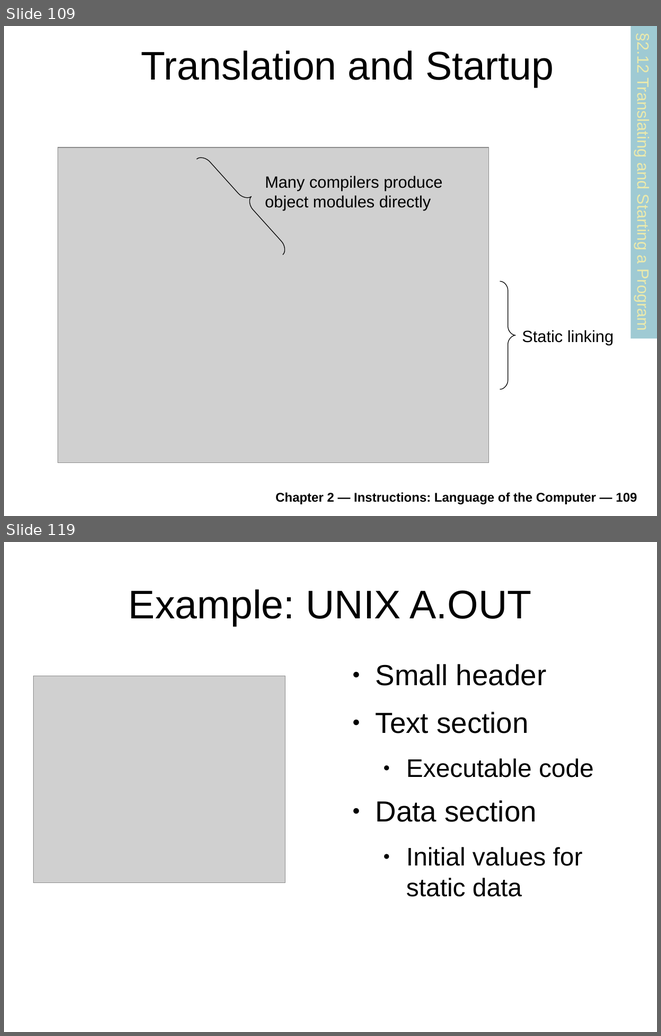
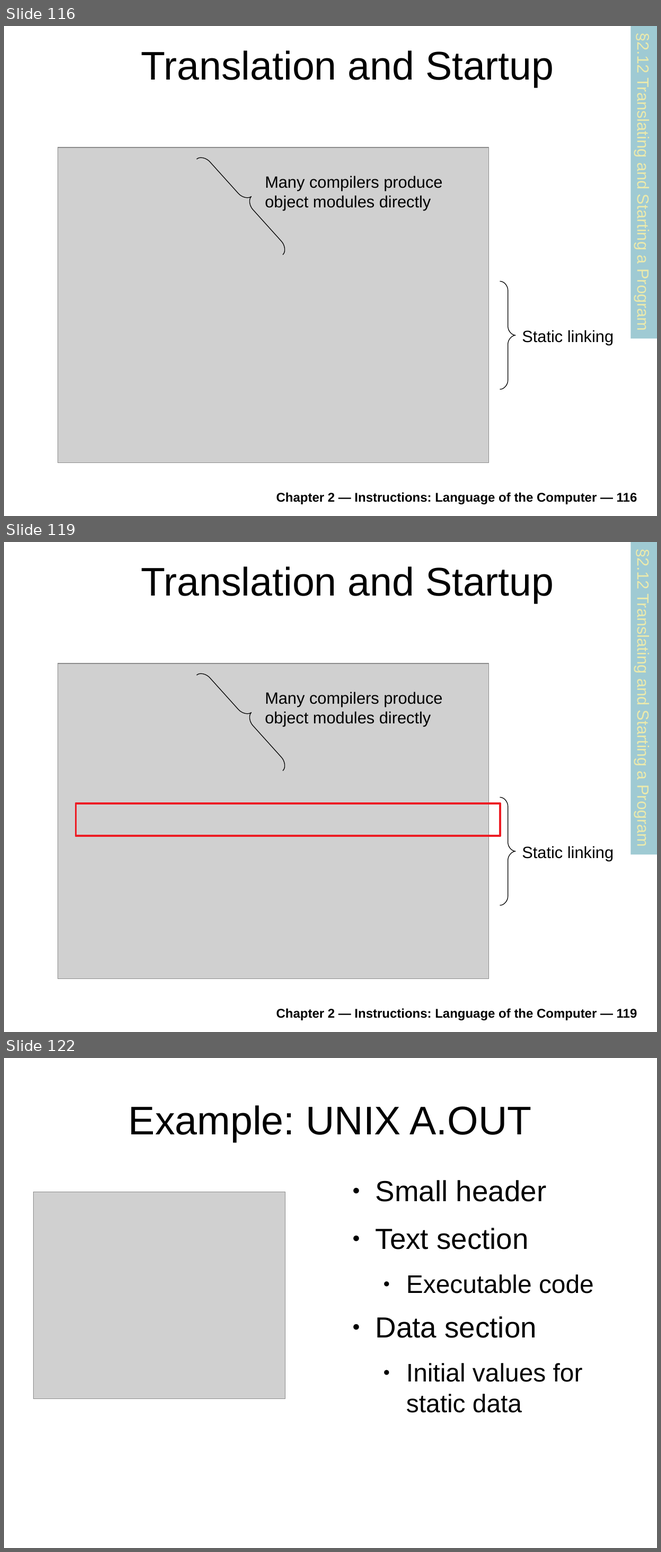
Before and after one commit to antonburtsev/cs3810, a slide deck: lectures/lecture04-mips/lecture-04-mips.odp. Shown one above the other, each under a label of ours: slides 109 and 119 before the commit, slides 116, 119 and 122 after it; the slides between them are not shown. The pictures are 661x1036 and 661x1552 pixels, drawn with LibreOffice and Linux fonts; fonts in the diff are those of the drawing; grey boxes stand for pictures. Boxes give left, top, right and bottom in pixels: in the first picture for what was removed or moved away, otherwise in the second. Text is boxed around its words. In the diff, an @@ line names an element or a change of style, - is before the commit and + after.

```diff
--- a/lectures/lecture04-mips/lecture-04-mips.odp
+++ b/lectures/lecture04-mips/lecture-04-mips.odp
@@ slide 119 added at (4, 542, 657, 1032), background #FFFFFF @@
@@ rectangle added at (631, 542, 657, 854), fill #9FCAD3, 18 pt, text #ECEAAC @@
+§2.12 Translating and Starting a Program
@@ title added at (141, 566, 554, 603), 44 pt, text #000000 @@
+Translation and Startup
@@ picture added at (58, 663, 489, 979) @@
@@ freeform shape added at (197, 664, 294, 770), outline #000000 0.74 pt @@
@@ text added at (265, 691, 442, 726), 18 pt, text #000000 @@
+Many compilers produce object modules directly
@@ rectangle added at (76, 803, 500, 836), outline #ED1C24 2.3 pt @@
@@ freeform shape added at (500, 797, 516, 905), outline #000000 0.74 pt @@
@@ text added at (522, 846, 614, 861), 18 pt, text #000000 @@
+Static linking
@@ text added at (276, 1008, 637, 1020), 14 pt, text #000000, bold @@
+Chapter 2 — Instructions: Language of the Computer — 119
@@ what was slide 109 is now slide 116 @@
@@ text at (276, 492, 637, 504): text changed @@
-Chapter 2 — Instructions: Language of the Computer — 109
+Chapter 2 — Instructions: Language of the Computer — 116
@@ what was slide 119 is now slide 122 @@
```
Also in this commit, not shown: 1 slide changed, 22 other slides added, 3 slides removed, 1 other file.
